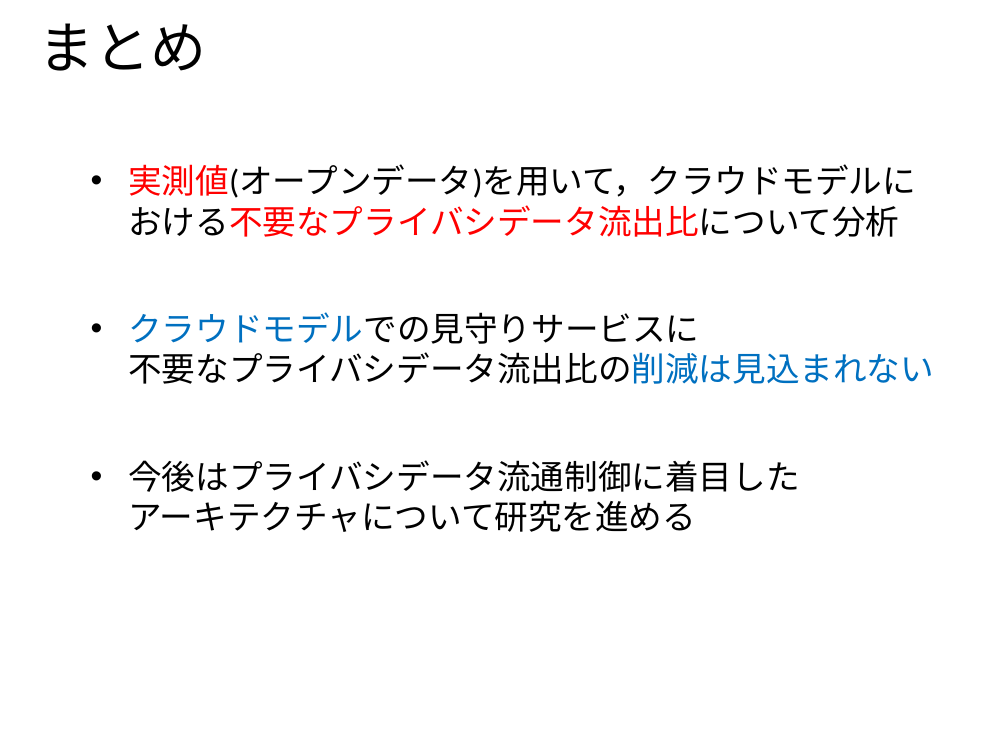
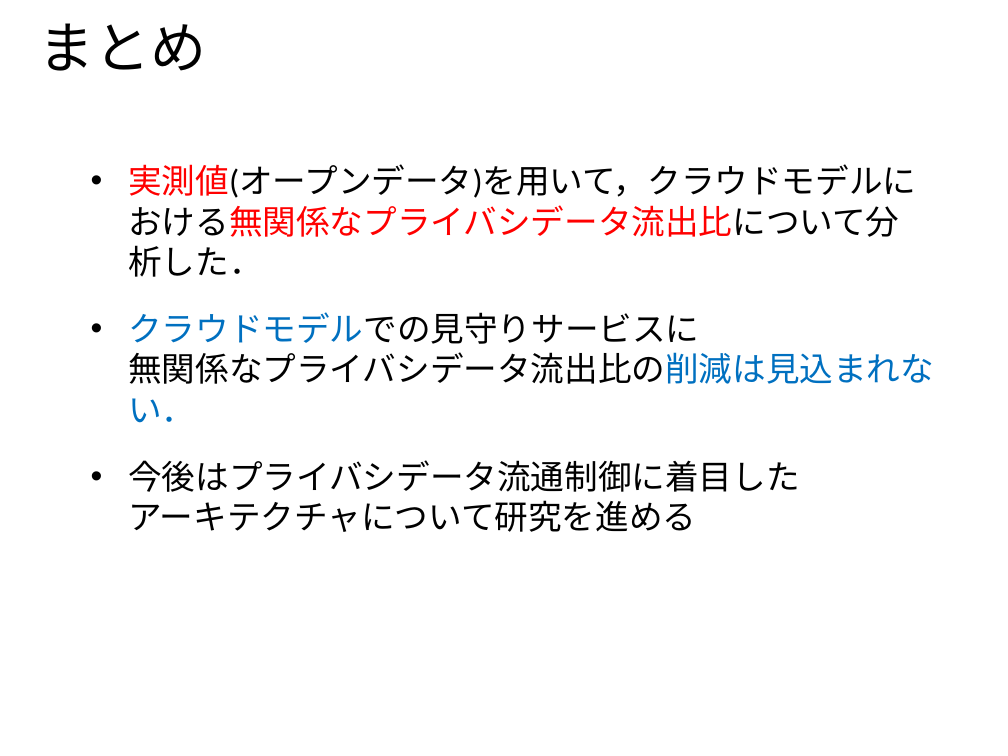
Before and after one commit to ao-megane/LplcOpenDataConverter, a slide deck: slide 26 of LplcOpenDataConverter/LplcOpenDataConverter/プレゼン/多地点カメラを用いた見守りサービスにおける第三者のプライバシデータ流出比の定量評価.pptx (slide 28 before the commit). Drawn at 1008x756 pixels with LibreOffice and Linux fonts; fonts in the diff are those of the drawing; background and template pictures are left out. Boxes give left, top, right and bottom in pixels: in the first picture for what was removed or moved away, otherwise in the second. Text is boxed around its words. In the diff, an @@ line names an element or a change of style, - is before the commit and + after.

```diff
--- a/LplcOpenDataConverter/LplcOpenDataConverter/プレゼン/多地点カメラを用いた見守りサービスにおける第三者のプライバシデータ流出比の定量評価.pptx
+++ b/LplcOpenDataConverter/LplcOpenDataConverter/プレゼン/多地点カメラを用いた見守りサービスにおける第三者のプライバシデータ流出比の定量評価.pptx
@@ text at (128,164,916,277): text changed @@
-• 実測値(オープンデータ)を用いて，クラウドモデルにおける不要なプライバシデータ流出比について分析
+• 実測値(オープンデータ)を用いて，クラウドモデルにおける無関係なプライバシデータ流出比について分析した．
@@ text at (128,312,934,423): text changed @@
-• クラウドモデルでの見守りサービスに
-  不要なプライバシデータ流出比の削減は見込まれない
+• クラウドモデルでの見守りサービスに
+  無関係なプライバシデータ流出比の削減は見込まれない．
```
Also in this commit, not shown: 20 other slides changed, 2 slides added, 2 slides removed, 1 other file.
